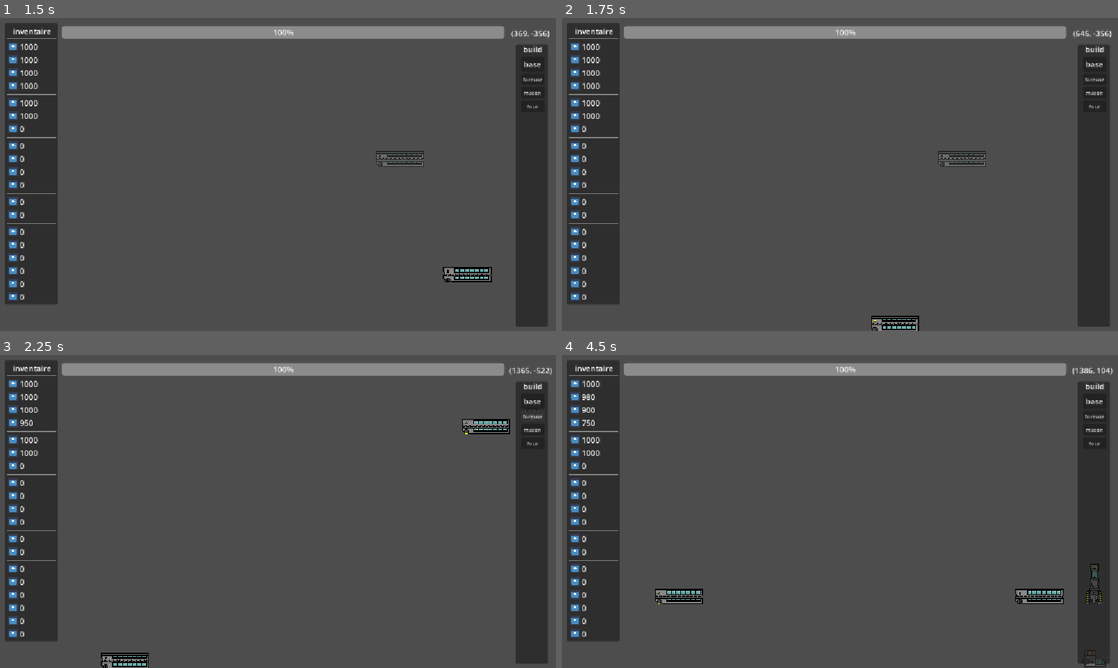
Above: before the commit, frames 1-4 (two rows, left to right).
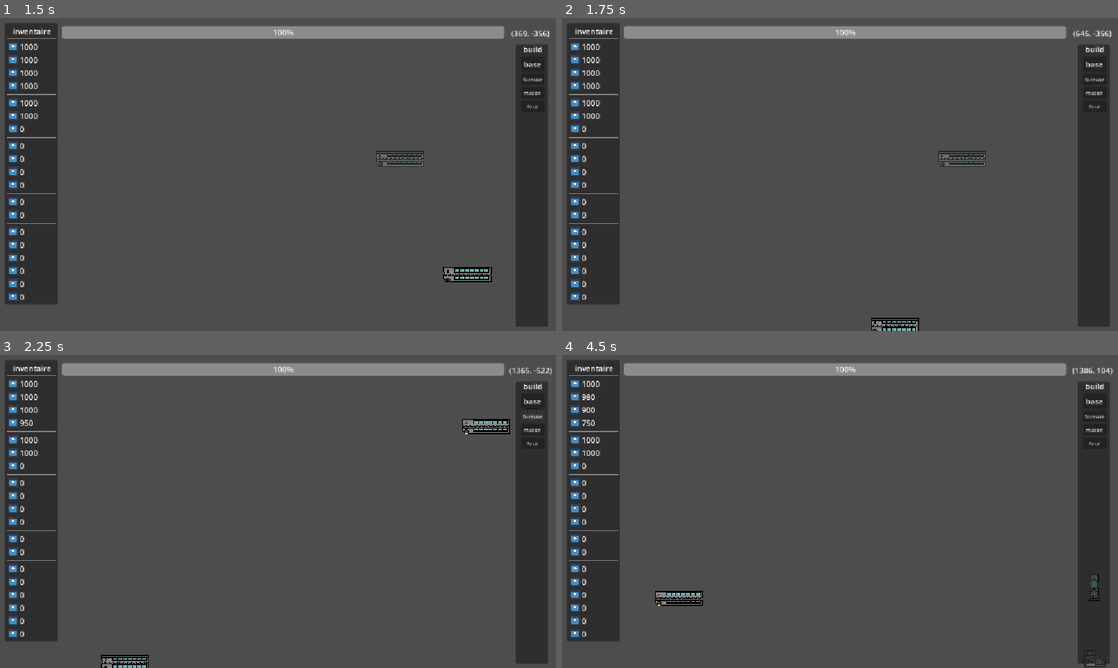
Above: after the commit, the same moments.

Repository: lucasbou-upsider/Indie-jam
Game: Godot game, scene res://scene/world.tscn
Two runs of this game, one before a commit and one after it. Both use one fixed random seed, a clock stepped at 60 frames per second and the inputs below. The engine's default icon, where the game draws it, is replaced by a stand-in: a white triangle on a blue panel in a dark square.
Inputs (mouse positions are in pixels of both pictures, inside the frame that each line leads up to):
- Up to frame 1 (1.5 s): click "base" at 0.5 s; move the mouse to (400, 158) at 1.27 s; hold D (droite) from 1.28 s (still down); tap Q (a, bound only after the commit) at 1.35 s
- Up to frame 2 (1.75 s): keep holding D (droite)
- Up to frame 3 (2.25 s): release D (droite) at 2 s; click "foreuse" at 2 s
- Up to frame 4 (4.5 s): click "macon" at 2.75 s; click "four" at 3.5 s; move the mouse to (1095, 661) at 4.27 s; hold S (bas) from 4.28 s (still down); right-click (1095, 661) at 4.35 s

Frame 1 is identical in both runs. In frame 2, 0.3% of the frame differs, in the area x 55-65%, y 95-100%; in frame 3, 0.3%; in frame 4, 0.9%, in the area x 16-98%, y 66-81%.

Commit message:
j'aime sa

Diff:
--- a/project.godot
+++ b/project.godot
@@ -65,6 +65,11 @@
 "events": [Object(InputEventMouseButton,"resource_local_to_scene":false,"resource_name":"","device":-1,"window_id":0,"a …(258 unchanged characters)…
 ]
 }
+a={
+"deadzone": 0.2,
+"events": [Object(InputEventKey,"resource_local_to_scene":false,"resource_name":"","device":-1,"window_id":0,"alt_pressed":false,"shift_pressed":false,"ctrl_pressed":false,"meta_pressed":false,"pressed":false,"keycode":0,"physical_keycode":81,"key_label":0,"unicode":97,"location":0,"echo":false,"script":null)
+]
+}
 
 [physics]
 
--- a/scene/ennemie/kayou.tscn
+++ b/scene/ennemie/kayou.tscn
@@ -10,6 +10,7 @@
 radius = 23.086792
 
 [node name="kayou" type="RigidBody2D" unique_id=495438462]
+gravity_scale = 0.5
 script = ExtResource("1_2baxm")
 
 [node name="Icon" type="Sprite2D" parent="." unique_id=1684763018]
--- a/scene/ennemie/kayou_spawn.gd
+++ b/scene/ennemie/kayou_spawn.gd
@@ -4,10 +4,11 @@
 
 
 func _ready() -> void:
-	wave(200,0)
+	pass
 
 func _process(_delta: float) -> void:
-	pass
+	if Input.is_action_just_pressed("a"):
+		wave(70, 0)
 
 func wave(wave_number: int, strength):
 	if strength == 0:
@@ -16,7 +17,7 @@
 
 
 func spawn_kayou():
-	var kayou_pos_x = randf_range(-10000,10000)
+	var kayou_pos_x = randf_range(-1241,1241)
 	var kayouinst = KAYOU.instantiate()
 	kayouinst.global_position = Vector2(kayou_pos_x, position.y)
 	add_child(kayouinst)
--- a/scene/world.tscn
+++ b/scene/world.tscn
@@ -6,21 +6,23 @@
 [ext_resource type="Script" uid="uid://diaijbum1epva" path="res://scene/panel_inventaire.gd" id="4_emkrx"]
 [ext_resource type="Texture2D" uid="uid://j61hq17ylyme" path="res://icon.svg" id="4_m5mgf"]
 
-[sub_resource type="WorldBoundaryShape2D" id="WorldBoundaryShape2D_x0iyh"]
+[sub_resource type="RectangleShape2D" id="RectangleShape2D_p5dri"]
+size = Vector2(2492, 24)
 
 [node name="world" type="Node2D" unique_id=1481596678]
 position = Vector2(0, 3)
 script = ExtResource("1_txmk2")
 
 [node name="kayou_spawn" type="Node2D" parent="." unique_id=1171627499]
-position = Vector2(-5, -9385)
+position = Vector2(2, -1834)
 script = ExtResource("2_w4qq1")
 
 [node name="sol" type="StaticBody2D" parent="." unique_id=880192580]
 position = Vector2(0, -3)
 
 [node name="CollisionShape2D" type="CollisionShape2D" parent="sol" unique_id=1606727996]
-shape = SubResource("WorldBoundaryShape2D_x0iyh")
+position = Vector2(-2, 16)
+shape = SubResource("RectangleShape2D_p5dri")
 
 [node name="Camera2D" type="Camera2D" parent="." unique_id=1977665249]
 position = Vector2(-1, -328)
